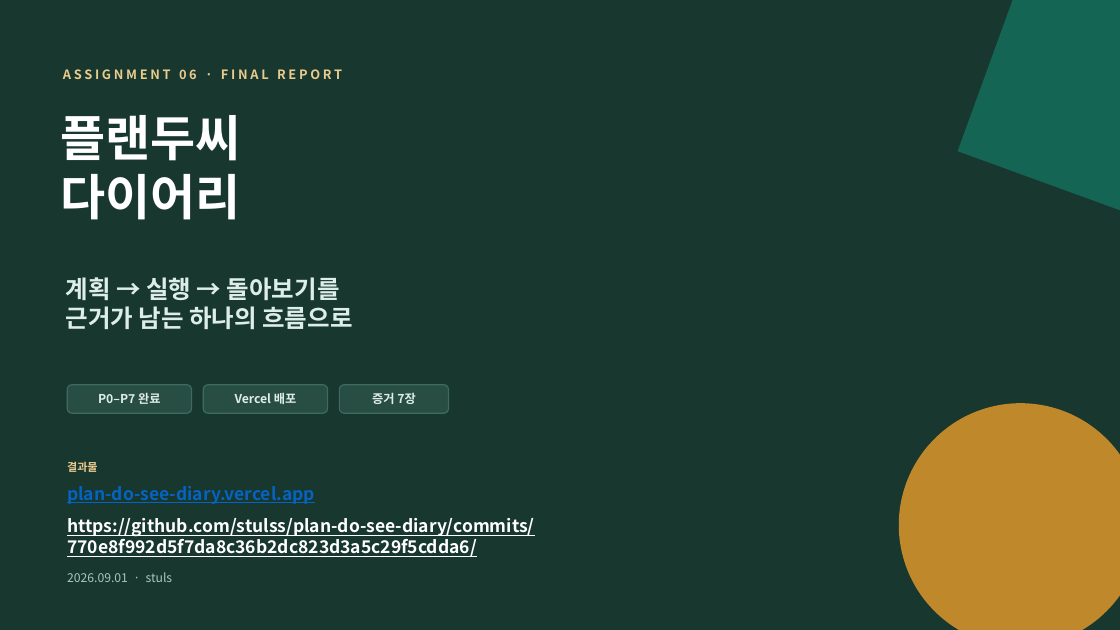
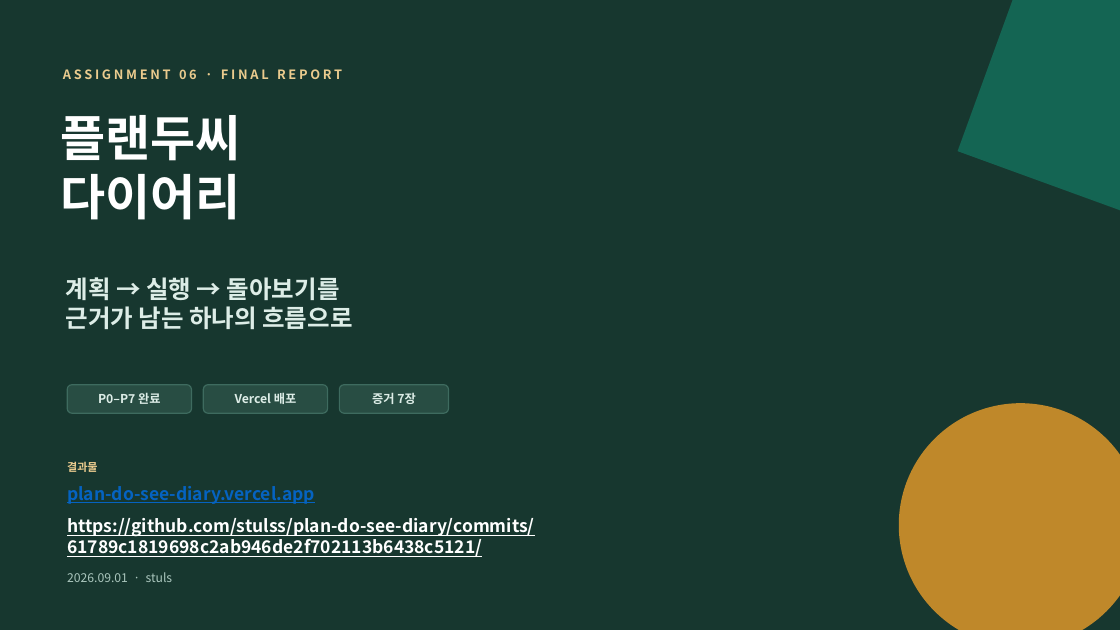
Before and after one commit to stulss/plan-do-see-diary, a slide deck: slide 1 of reports/플랜두씨_다이어리_과제6_제출보고서.pptx. Drawn at 1120x630 pixels with LibreOffice and Linux fonts; fonts in the diff are those of the drawing. Boxes give left, top, right and bottom in pixels: in the first picture for what was removed or moved away, otherwise in the second. Text is boxed around its words. In the diff, an @@ line names an element or a change of style, - is before the commit and + after.

```diff
--- a/reports/플랜두씨_다이어리_과제6_제출보고서.pptx
+++ b/reports/플랜두씨_다이어리_과제6_제출보고서.pptx
@@ text at (67,518,534,557): text changed @@
-https://github.com/stulss/plan-do-see-diary/commits/770e8f992d5f7da8c36b2dc823d3a5c29f5cdda6/
+https://github.com/stulss/plan-do-see-diary/commits/61789c1819698c2ab946de2f702113b6438c5121/
```
Also in this commit, not shown: 5 other slides changed, 7 slides added, 20 other files.
